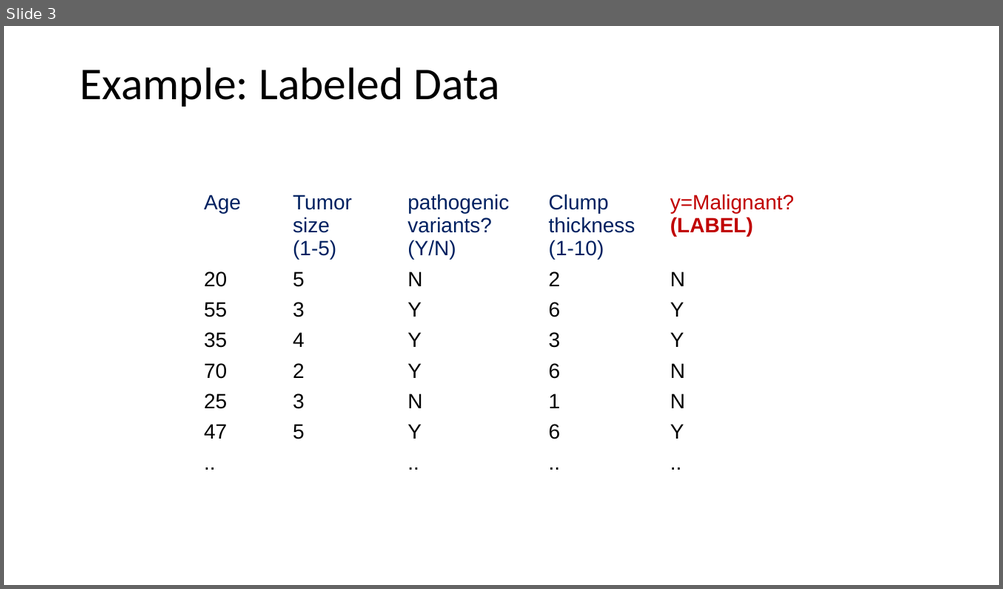
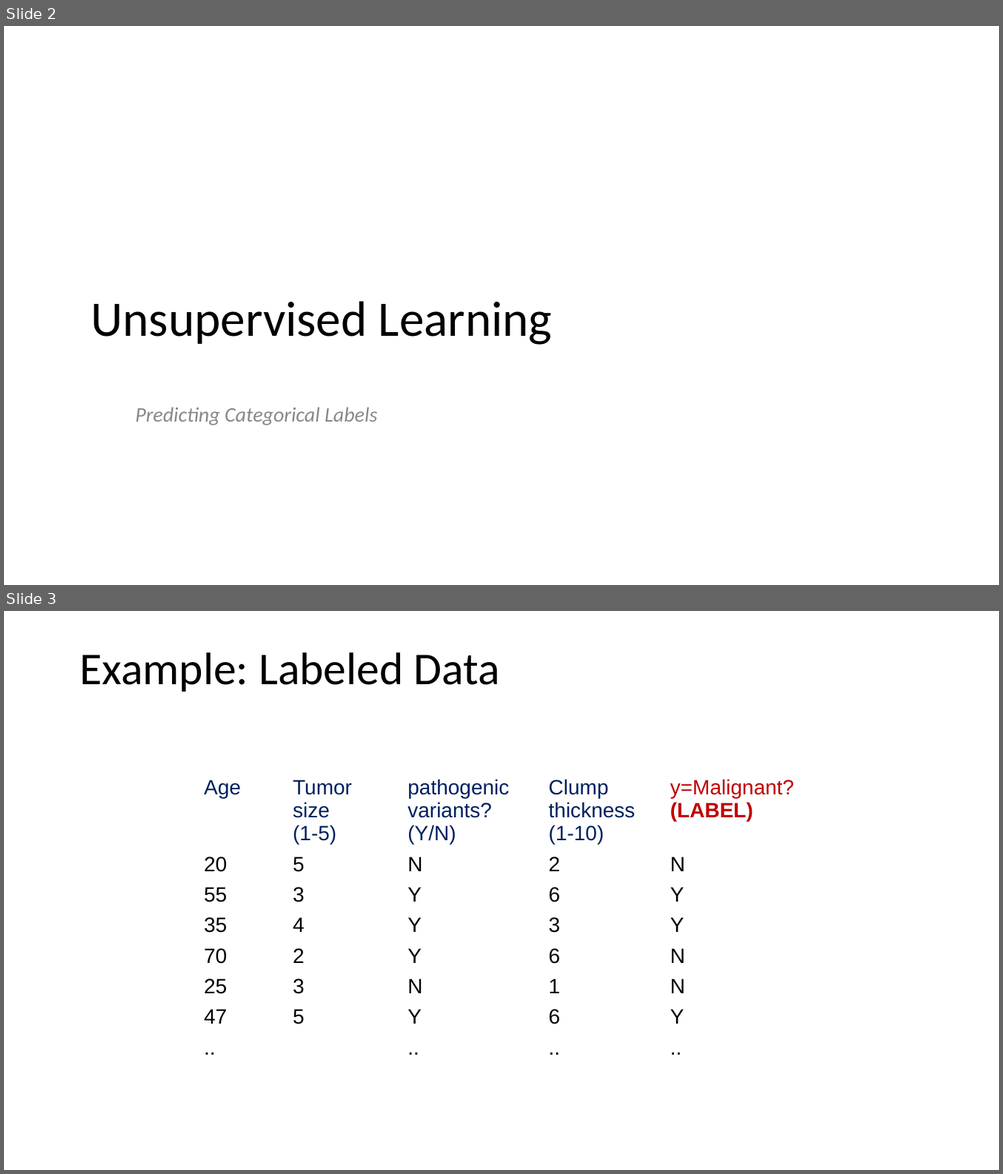
Before and after one commit to ICBI/AIMAHEAD_GU, a slide deck: Courses/ML_Concepts/Module_02_Introduction_to_Unsupervised_Learning/Module_02_Unsupervised_Learning_K_means_Clustering.pptx. Shown one above the other, each under a label of ours: slide 3 before the commit, slides 2 and 3 after it. The pictures are 1003x589 and 1003x1174 pixels, drawn with LibreOffice and Linux fonts; fonts in the diff are those of the drawing. Boxes give left, top, right and bottom in pixels: in the first picture for what was removed or moved away, otherwise in the second. Text is boxed around its words. In the diff, an @@ line names an element or a change of style, - is before the commit and + after.

```diff
--- a/Courses/ML_Concepts/Module_02_Introduction_to_Unsupervised_Learning/Module_02_Unsupervised_Learning_K_means_Clustering.pptx
+++ b/Courses/ML_Concepts/Module_02_Introduction_to_Unsupervised_Learning/Module_02_Unsupervised_Learning_K_means_Clustering.pptx
@@ slide 2 added at bbox=[4, 26, 999, 585], background #FFFFFF @@
@@ title added at bbox=[91, 301, 552, 345], 48 pt, text #000000 @@
+Unsupervised Learning
@@ text added at bbox=[135, 407, 377, 426], 20 pt, text #888888, italic @@
+  Predicting Categorical Labels
```
Also in this commit, not shown: 1 slide changed, 3 other slides added, 4 slides removed, 10 other files.
